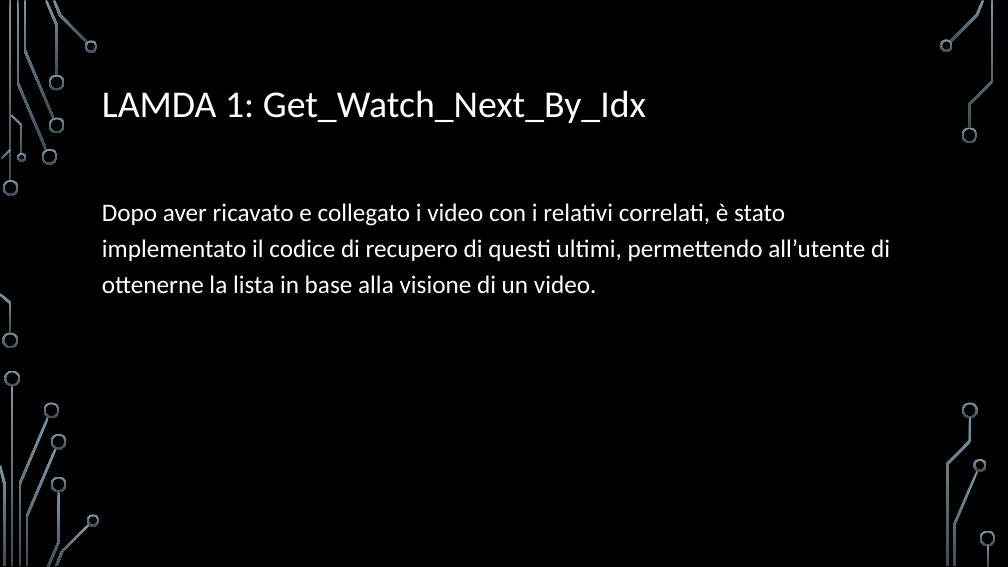
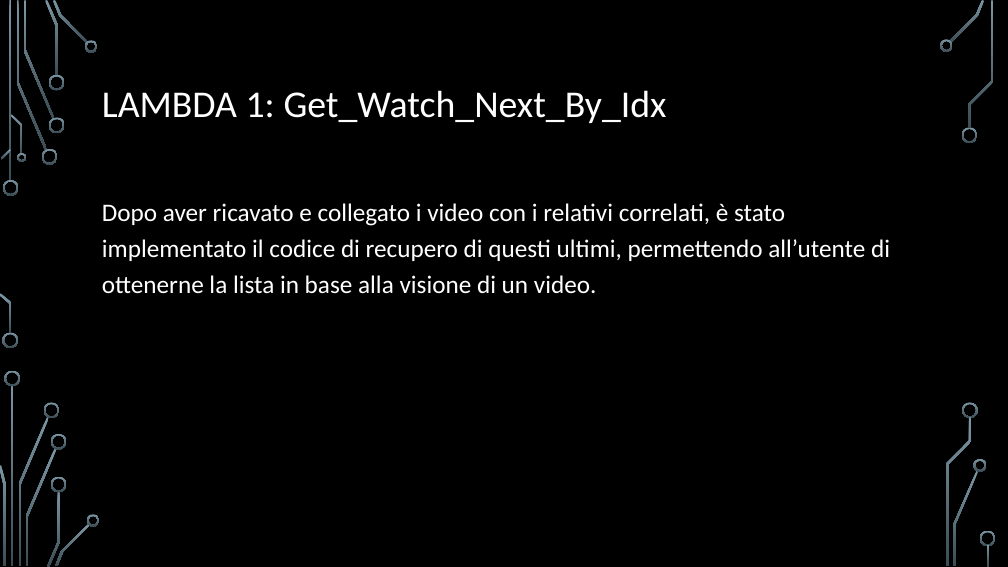
Before and after one commit to carraraFederico/TEDxLearn_ProgettoCloudMobile_2024, a slide deck: slide 2 of Presentazioni/TEDxLearn_part3.pptx. Drawn at 1008x567 pixels with LibreOffice and Linux fonts; fonts in the diff are those of the drawing; background and template pictures are left out. Boxes give left, top, right and bottom in pixels: in the first picture for what was removed or moved away, otherwise in the second. Text is boxed around its words. In the diff, an @@ line names an element or a change of style, - is before the commit and + after.

Commit message:
Modifica presentazione 3
Correzione errore scrittura

```diff
--- a/Presentazioni/TEDxLearn_part3.pptx
+++ b/Presentazioni/TEDxLearn_part3.pptx
@@ title at [102,90,667,123]: text changed @@
-LAMDA 1: Get_Watch_Next_By_Idx
+LAMBDA 1: Get_Watch_Next_By_Idx
```
